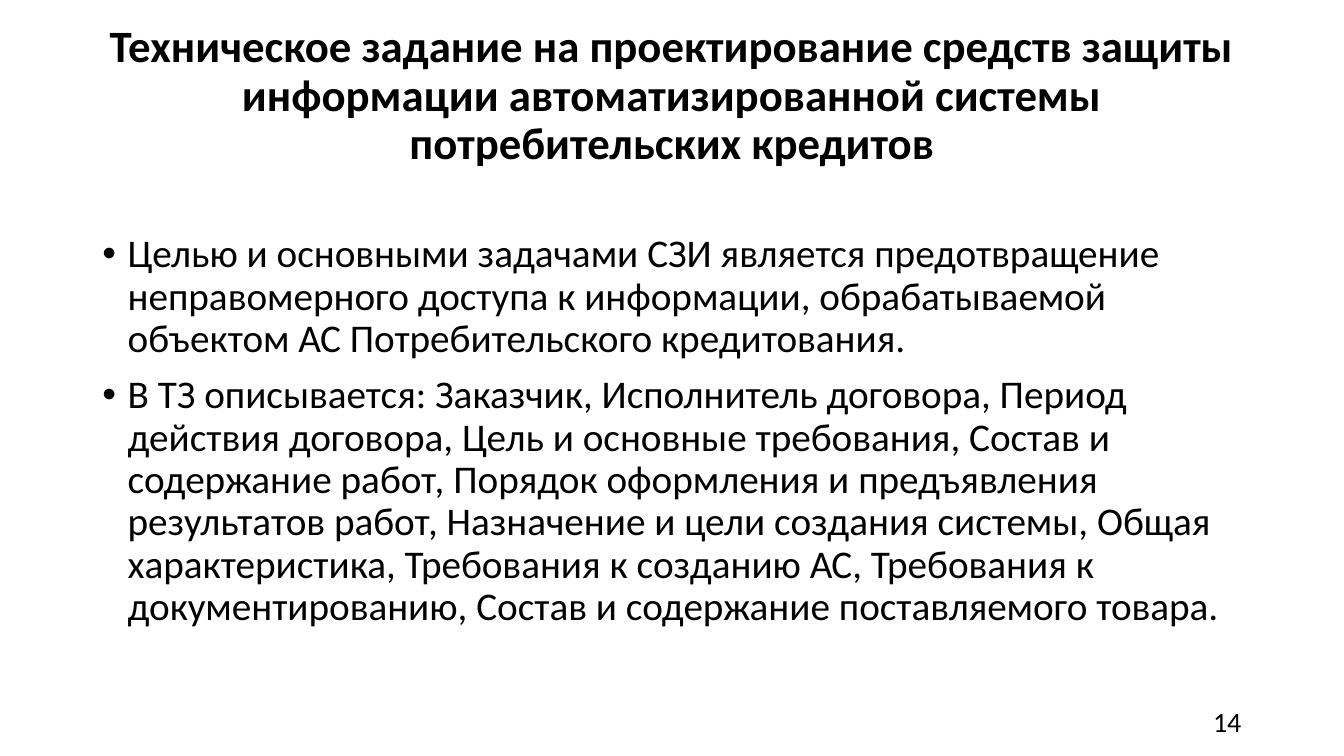
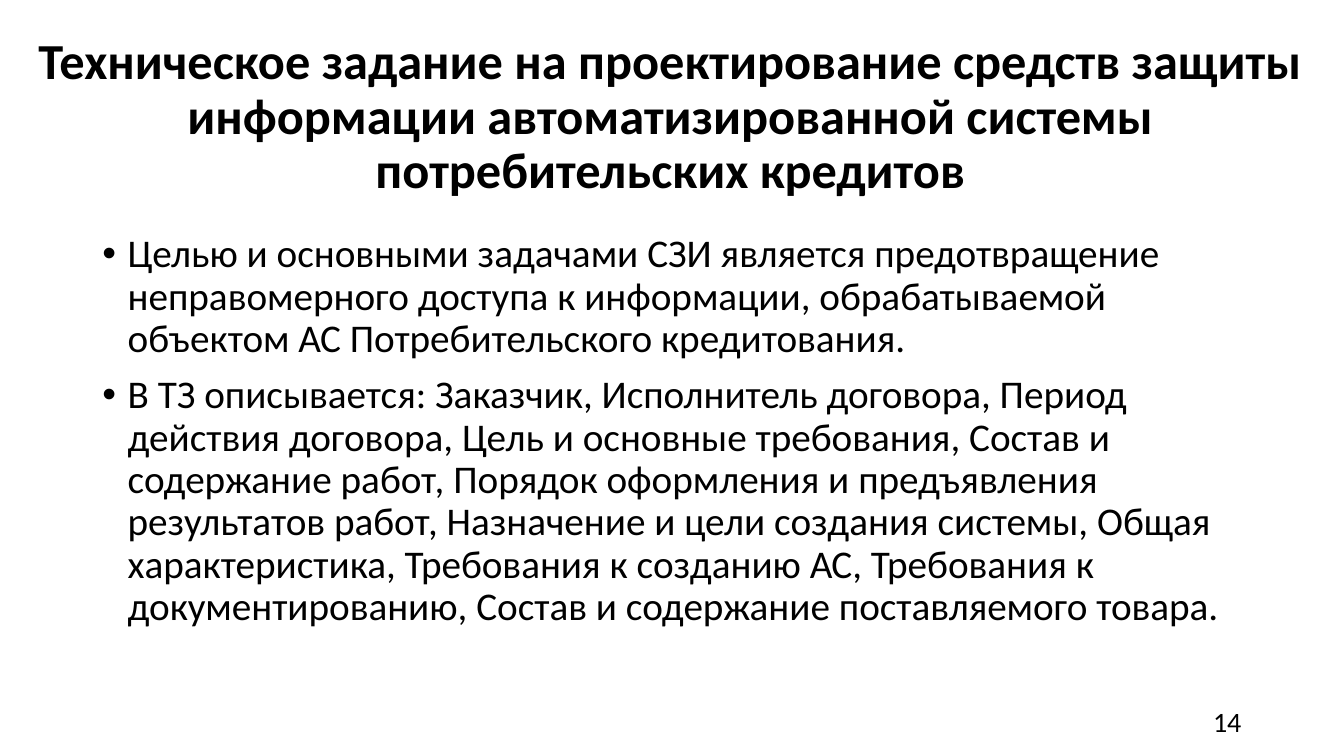
Before and after one commit to A1ex1in/3k2sKursachi, a slide deck: slide 14 of анацкая/КП/КР ЧигаревА.Ю. БИб-21Э1 ТПЗАС.pptx. Drawn at 1344x756 pixels with LibreOffice and Linux fonts; fonts in the diff are those of the drawing. Boxes give left, top, right and bottom in pixels: in the first picture for what was removed or moved away, otherwise in the second. Text is boxed around its words. In the diff, an @@ line names an element or a change of style, - is before the commit and + after.

```diff
--- a/анацкая/КП/КР ЧигаревА.Ю. БИб-21Э1 ТПЗАС.pptx
+++ b/анацкая/КП/КР ЧигаревА.Ю. БИб-21Э1 ТПЗАС.pptx
@@ title "Техническое задание на проектирование средств ..." moved from (x1=110, y1=33, x2=1233, y2=167) to (x1=38, y1=46, x2=1302, y2=196) @@
@@ title "Техническое задание на проектирование средств ..." at (x1=38, y1=46, x2=1302, y2=196): size 32 to 36 pt @@
```
Also in this commit, not shown: 9 other slides changed.
